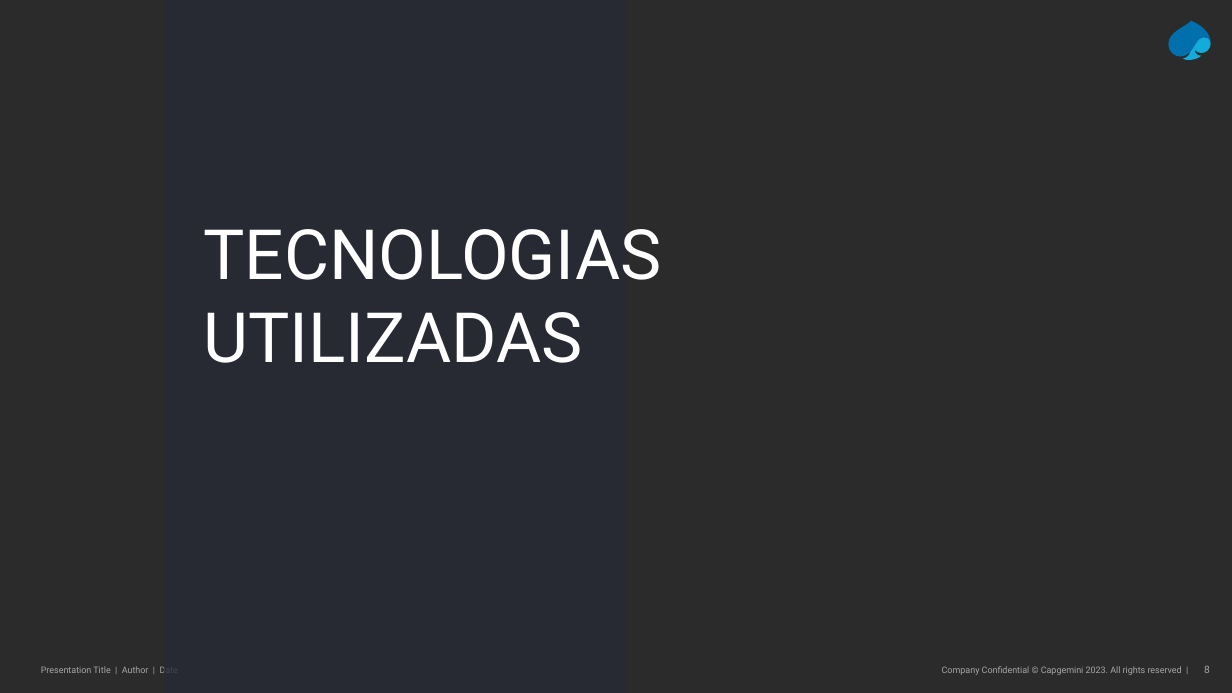
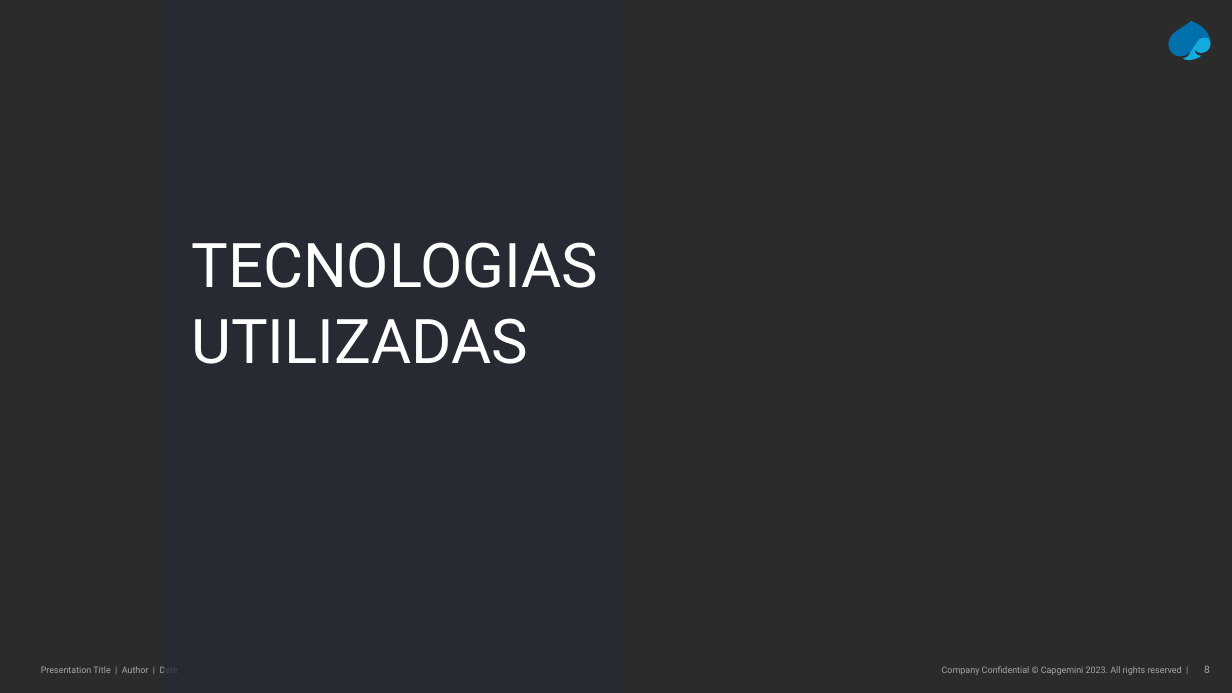
Before and after one commit to Pedro-MPC/1stproject, a slide deck: slide 8 of Apresentação e-commerce.pptx. Drawn at 1232x693 pixels with LibreOffice and Linux fonts; fonts in the diff are those of the drawing; background and template pictures are left out; a plain dark background stands for a picture behind light text. Boxes give left, top, right and bottom in pixels: in the first picture for what was removed or moved away, otherwise in the second. Text is boxed around its words. In the diff, an @@ line names an element or a change of style, - is before the commit and + after.

```diff
--- a/Apresentação e-commerce.pptx
+++ b/Apresentação e-commerce.pptx
@@ title "TECNOLOGIAS UTILIZADAS" moved from (x1=204, y1=229, x2=662, y2=363) to (x1=191, y1=242, x2=598, y2=364) @@
@@ title "TECNOLOGIAS UTILIZADAS" at (x1=191, y1=242, x2=598, y2=364): size 54 to 48 pt @@
```
Also in this commit, not shown: 6 other slides changed, 1 slide added, 15 slides removed.
